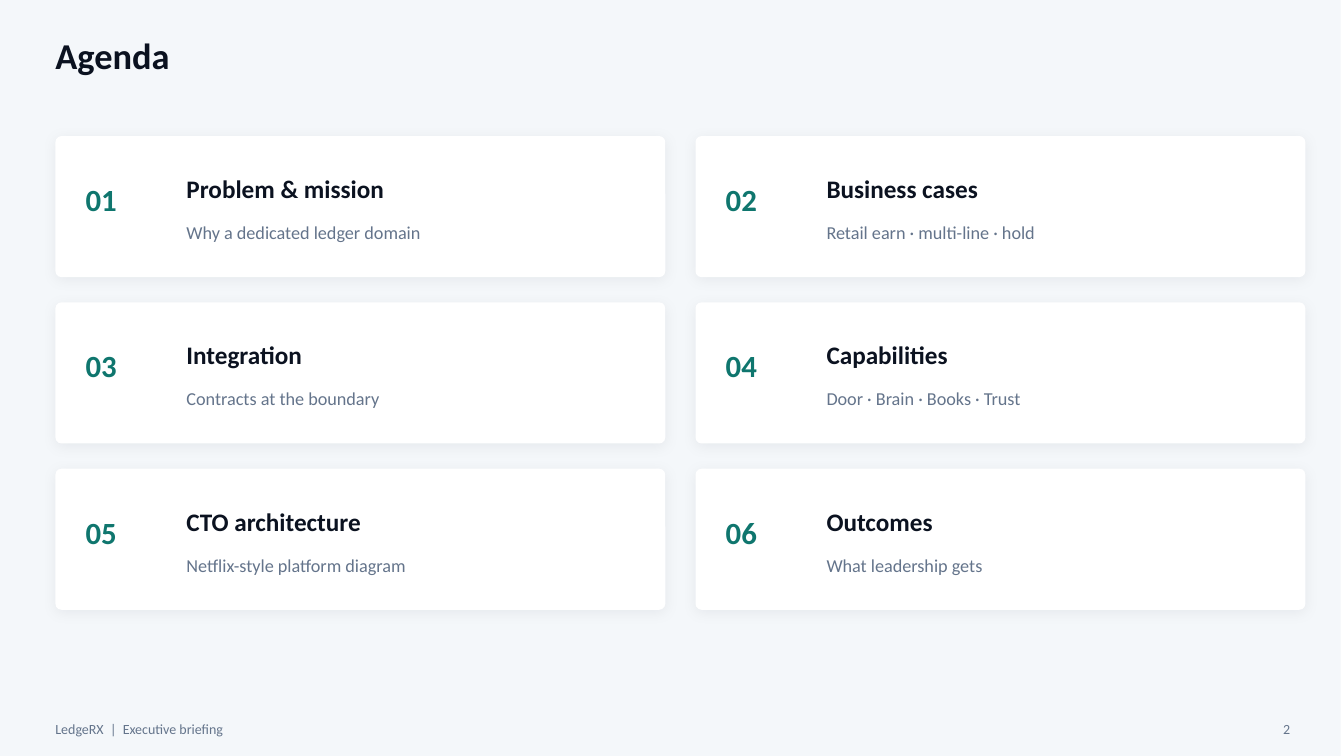
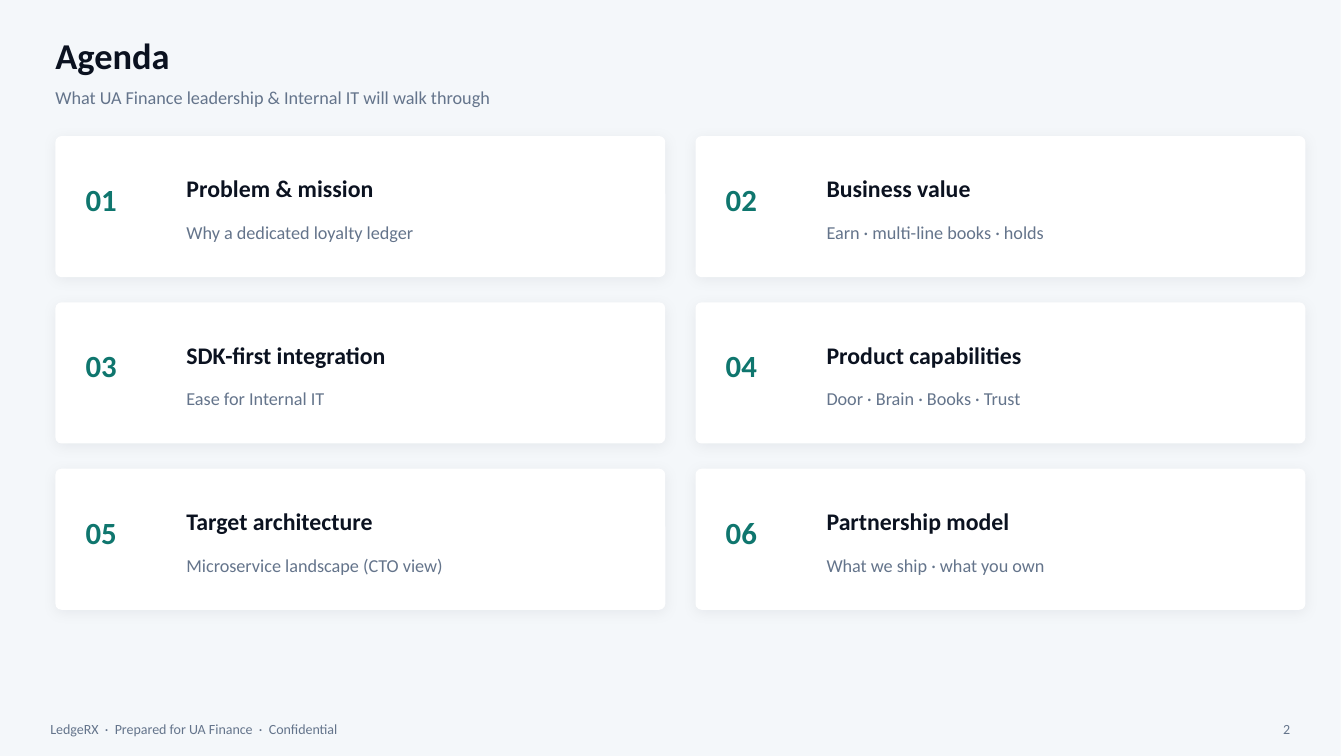
Before and after one commit to yky32/ledger-engine, a slide deck: slide 2 of docs/decks/LedgeRX-Product-Overview.pptx. Drawn at 1344x756 pixels with LibreOffice and Linux fonts; fonts in the diff are those of the drawing. Boxes give left, top, right and bottom in pixels: in the first picture for what was removed or moved away, otherwise in the second. Text is boxed around its words. In the diff, an @@ line names an element or a change of style, - is before the commit and + after.

Commit message:
docs: UA Finance CTO briefing — SDK-first + MSA landscape

```diff
--- a/docs/decks/LedgeRX-Product-Overview.pptx
+++ b/docs/decks/LedgeRX-Product-Overview.pptx
@@ text added at <box>55,91,490,107</box>, 13 pt, text #64748B @@
+What UA Finance leadership & Internal IT will walk through
@@ text "Problem & mission" at <box>186,180,374,197</box>: size 18 to 17 pt @@
@@ text at <box>827,180,970,197</box>: text changed; size 18 to 17 pt @@
-Business cases
+Business value
@@ text at <box>186,226,414,242</box>: text changed @@
-Why a dedicated ledger domain
+Why a dedicated loyalty ledger
@@ text at <box>827,226,1044,239</box>: text changed @@
-Retail earn · multi-line · hold
+Earn · multi-line books · holds
@@ text at <box>186,347,386,368</box>: text changed; size 18 to 17 pt @@
-Integration
+SDK-first integration
@@ text at <box>827,347,1021,368</box>: text changed; size 18 to 17 pt @@
-Capabilities
+Product capabilities
@@ text at <box>186,392,324,405</box>: text changed @@
-Contracts at the boundary
+Ease for Internal IT
@@ text at <box>186,513,373,534</box>: text changed; size 18 to 17 pt @@
-CTO architecture
+Target architecture
@@ text at <box>827,513,1009,534</box>: text changed; size 18 to 17 pt @@
-Outcomes
+Partnership model
@@ text at <box>186,559,443,575</box>: text changed @@
-Netflix-style platform diagram
+Microservice landscape (CTO view)
@@ text at <box>827,559,1044,575</box>: text changed @@
-What leadership gets
+What we ship · what you own
@@ text added at <box>50,724,338,737</box>, 10 pt, text #64748B @@
+LedgeRX · Prepared for UA Finance · Confidential
@@ text removed at <box>55,724,223,737</box> @@
-LedgeRX | Executive briefing
```
Also in this commit, not shown: 3 other slides changed, 9 slides added, 10 slides removed, 1 other file.
